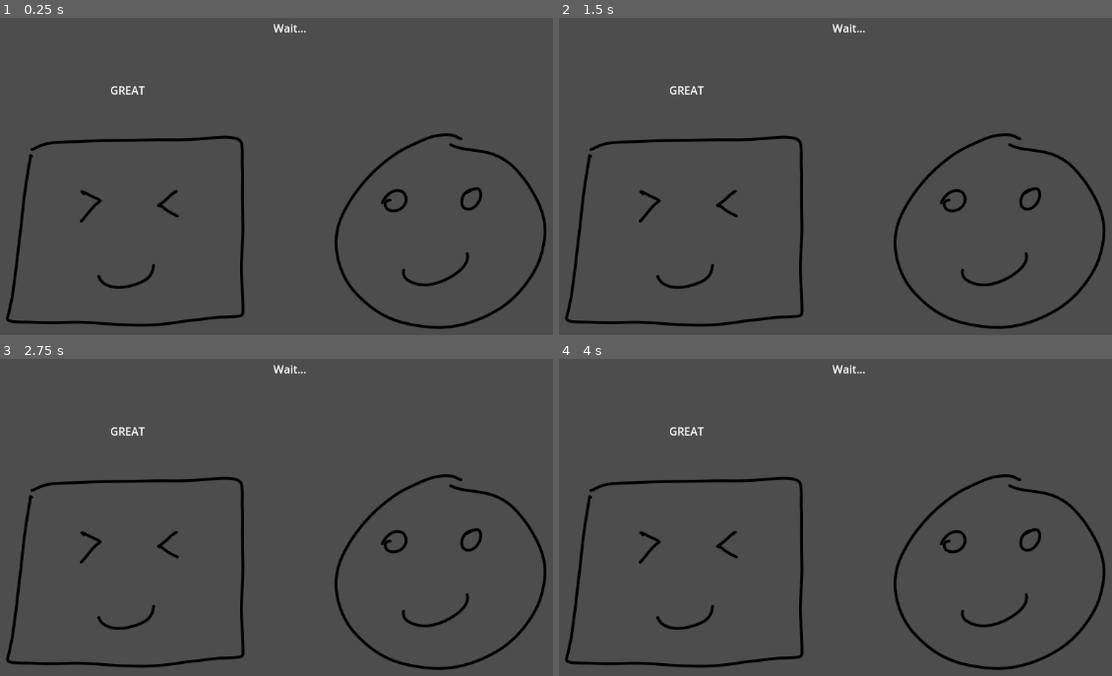
Above: before the commit, frames 1-4 (two rows, left to right).
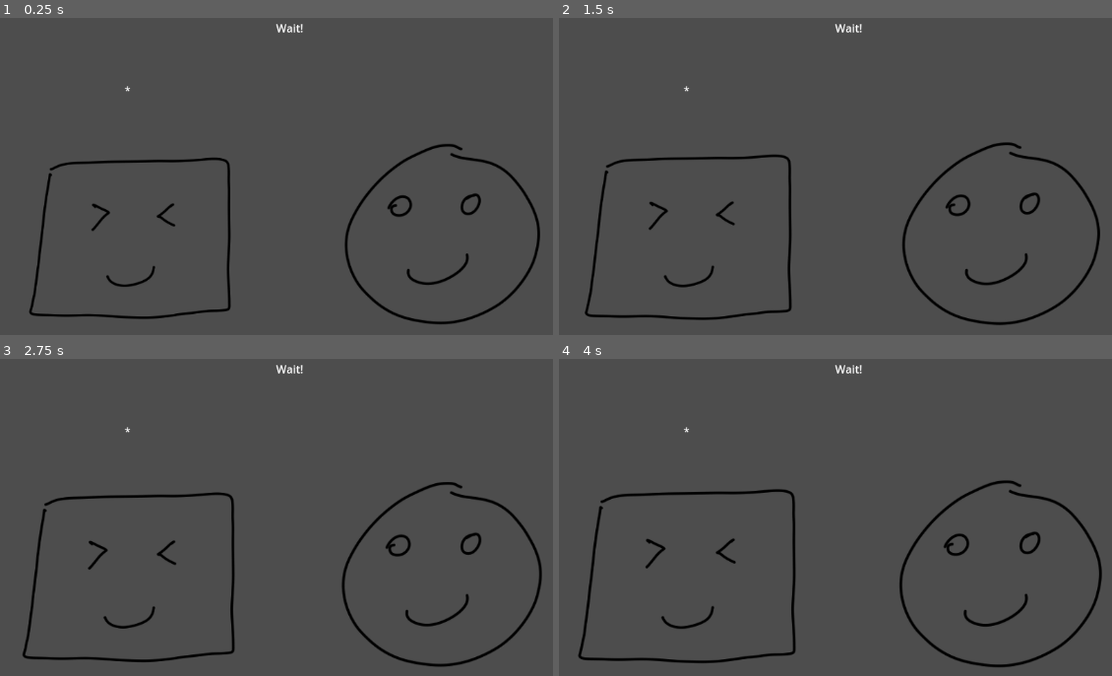
Above: after the commit, the same moments.

Repository: edralzar/gwj-86
Game: Godot game, scene res://scene_1.tscn
Two runs of this game, one before a commit and one after it. Both use one fixed random seed, a clock stepped at 60 frames per second and the inputs below. Sound files missing from this copy of the repository are replaced by a short silence.
Inputs:
- Up to frame 1 (0.25 s): no input
- Up to frame 2 (1.5 s): no input
- Up to frame 3 (2.75 s): no input
- Up to frame 4 (4 s): no input

The runs differ from the first frame. In frame 1, 5.7% of the frame differs, in the area x 1-99%, y 1-99%; in frame 2, 5.8%; in frame 3, 5.8%; in frame 4, 5.8%.
Error before the commit: Parse Error: Identifier "l" not declared in the current scope. (res://node_2d.gd:23)

Commit message:
Implement beat challenges and tween (N)PCs

Diff:
--- a/node_2d.gd
+++ b/node_2d.gd
@@ -5,31 +5,52 @@
 @onready var guide: Label = $GuidanceLabel
 @onready var judge: Label = $JudgeLabel
 
-# The beats method signature is:
-#
-#   func beats(beat_count: float, repeating := true, start_beat := 0.0) -> Signal
-#
-# We'll use this below to create repeating signals that emit every `beat_count`
-# beats, starting on `start_beat`, and non-repeating signals that emit when we reach
-# `start_beat`.
+@export var notes : Array[String] = ["C", "E", "G", "B"]
+@onready var synth: Sampler = $Sampler
+
+var pTween: Tween
+var oTween: Tween
+var tweenBeat: float
+var challenge: int = 0
+var stop := false
 
 func _ready() -> void:
-	_play_some_music()
+	var beatMs := r.beat_length
+	r.beats(1).connect(func(count):
+		guide.text = "Go" if (count >= 4) else "Wait!"
+		judge.text = "*"
+
+		if (count == 7):
+			challenge += 1
+			print("Challenge %d" % challenge)
+			if (challenge == 2):
+				stop = true
+				oTween.stop()
+				pTween.stop()
+				$Player/Sprite2D.scale = Vector2.ONE
+				$Other/Sprite2D.scale = Vector2.ONE
+				await get_tree().create_timer(beatMs / 2).timeout
+				r.audio_stream_player.stop()
+		elif stop:
+			judge.text = ""
+			guide.text = "The End"
+	)
+	r.beats(1, true, 4).connect(func(count): _judge())
+
+	pTween = get_tree().create_tween().set_loops()
+	pTween.tween_property($Player/Sprite2D, "scale", Vector2(0.8 , 0.8), beatMs * 0.75)
+	pTween.tween_property($Player/Sprite2D, "scale", Vector2(1.0, 1.0), beatMs * 0.25)
+	oTween = get_tree().create_tween().set_loops()
+	oTween.tween_property($Other/Sprite2D, "scale", Vector2(0.9 , 0.9), beatMs * 0.75)
+	oTween.tween_property($Other/Sprite2D, "scale", Vector2(1.0, 1.0), beatMs * 0.25)
+
 	r.audio_stream_player.play()
 
-# Play music and emit lots of signals
-func _play_some_music():
-	# Print on beat 0, 4, 8, 12...
-	r.beats(1).connect(func(count): l.text = "Hello from beat %d!" % (count * 4 / 4))
-#
-	## Print on beat 2, 5, 8, 11...
-	#r.beats(3, true, 2).connect(func(count): print("Hello from beat %d!" % 2+(count * 3)))
-#
-	## Print anytime beat 8.5 is reached.  The first param is ignored when the second is `false`..
-	#r.beats(0, false, 8.5).connect(func(_i): print("Hello from beat eight and a half!"))
-#
-	#r.audio_stream_player.play()  # Start signaling
-	#r.audio_stream_player.seek(1.5)  # pausing/stopping/seeking all supported
-#
-	## Stop playback on beat 20
-	#r.beats(0, false, 20).connect(func(_i): r.audio_stream_player.stop())
+
+func _judge():
+	if (randf() > 0.75):
+		synth.play_note("B", 4)
+		judge.text = "WRONG"
+	else:
+		synth.play_note("B", 4)
+		judge.text = "GREAT"
